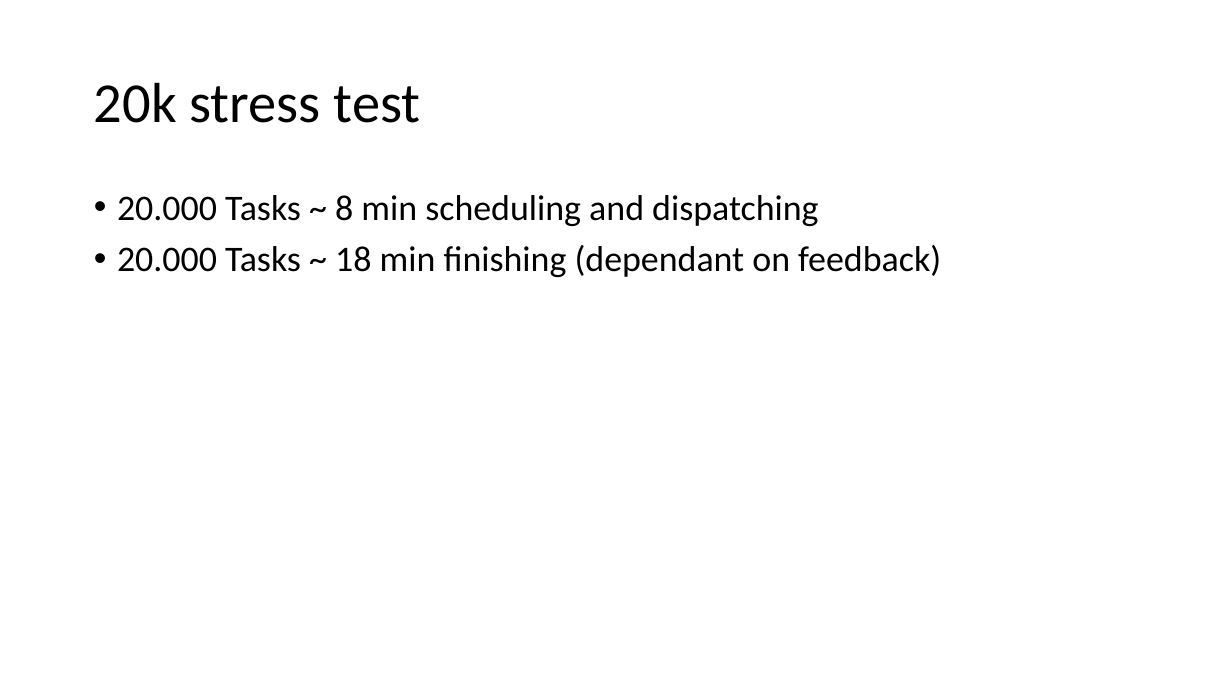
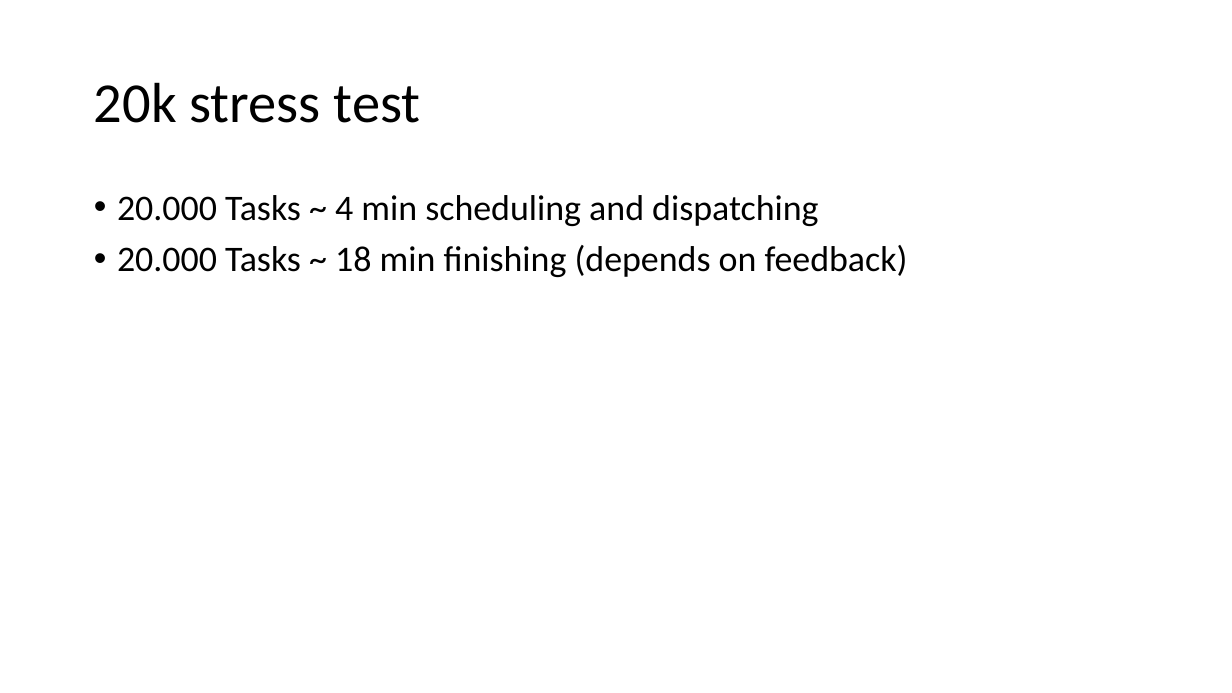
Before and after one commit to AMOS-HoneyBadgers/RealTimeScheduler, a slide deck: slide 9 of docs/Präsi-Features.pptx. Drawn at 1232x693 pixels with LibreOffice and Linux fonts; fonts in the diff are those of the drawing. Boxes give left, top, right and bottom in pixels: in the first picture for what was removed or moved away, otherwise in the second. Text is boxed around its words. In the diff, an @@ line names an element or a change of style, - is before the commit and + after.

```diff
--- a/docs/Präsi-Features.pptx
+++ b/docs/Präsi-Features.pptx
@@ text at [117, 195, 908, 277]: text changed @@
-• 20.000 Tasks ~ 8 min scheduling and dispatching
-• 20.000 Tasks ~ 18 min finishing (dependant on feedback)
+• 20.000 Tasks ~ 4 min scheduling and dispatching
+• 20.000 Tasks ~ 18 min finishing (depends on feedback)
```
Also in this commit, not shown: 3 other slides changed, 2 other files.
